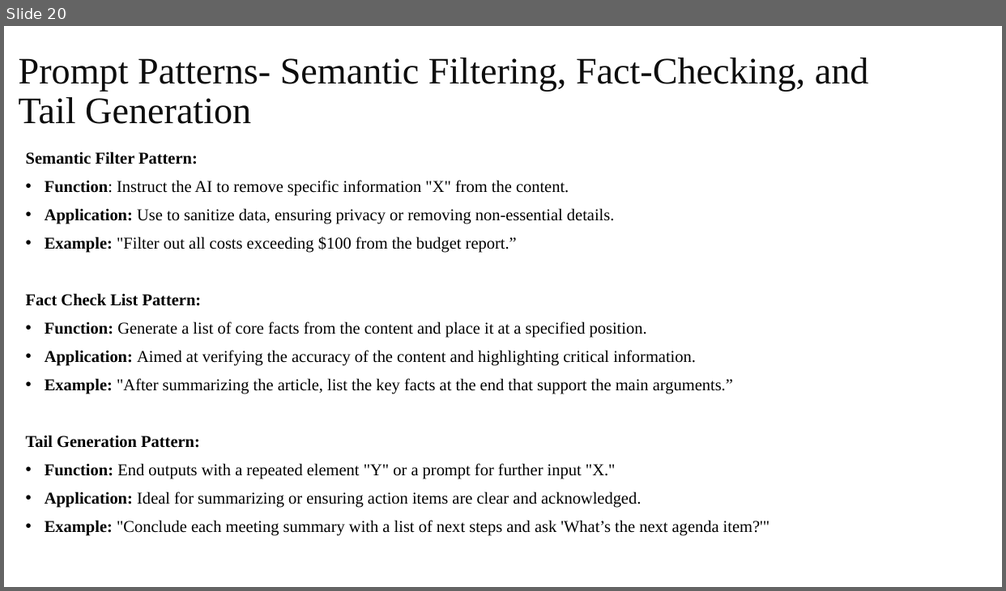
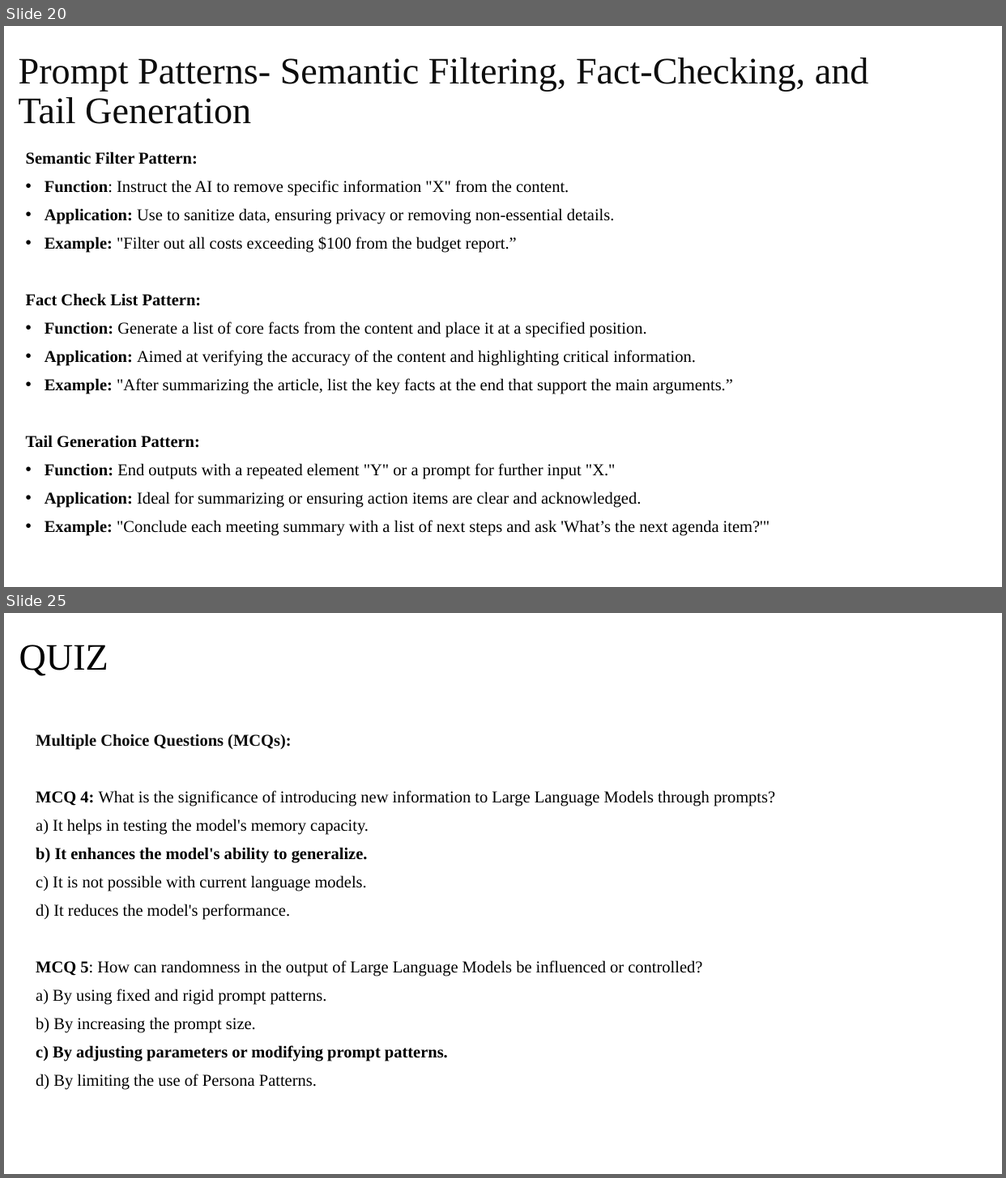
Before and after one commit to Humanitariansai/OPT, a slide deck: PROMPT_ENGINEERING_AND_AI/LLM-Intro_Prompting-SlideDecks_Videos_Quizzes/Introduction to LLMs and Prompting_Module1.pptx. Shown one above the other, each under a label of ours: slide 20 before the commit, slides 20 and 25 after it; the slides between them are not shown. The pictures are 1006x591 and 1006x1178 pixels, drawn with LibreOffice and Linux fonts; fonts in the diff are those of the drawing. Boxes give left, top, right and bottom in pixels: in the first picture for what was removed or moved away, otherwise in the second. Text is boxed around its words. In the diff, an @@ line names an element or a change of style, - is before the commit and + after.

```diff
--- a/PROMPT_ENGINEERING_AND_AI/LLM-Intro_Prompting-SlideDecks_Videos_Quizzes/Introduction to LLMs and Prompting_Module1.pptx
+++ b/PROMPT_ENGINEERING_AND_AI/LLM-Intro_Prompting-SlideDecks_Videos_Quizzes/Introduction to LLMs and Prompting_Module1.pptx
@@ slide 25 added at (4, 613, 1002, 1174), background #FFFFFF @@
@@ title added at (19, 645, 108, 676), 36 pt, text #000000 @@
+QUIZ
@@ text added at (36, 734, 775, 1090), 16 pt, text #000000 @@
+Multiple Choice Questions (MCQs):
+MCQ 4: What is the significance of introducing new information to Large Language Models through prompts?
+a) It helps in testing the model's memory capacity.
+b) It enhances the model's ability to generalize.
+c) It is not possible with current language models.
+d) It reduces the model's performance.
+MCQ 5: How can randomness in the output of Large Language Models be influenced or controlled?
+a) By using fixed and rigid prompt patterns.
+b) By increasing the prompt size.
+c) By adjusting parameters or modifying prompt patterns.
+d) By limiting the use of Persona Patterns.
```
Also in this commit, not shown: 11 slides changed, 6 other slides added, 4 slides removed.
